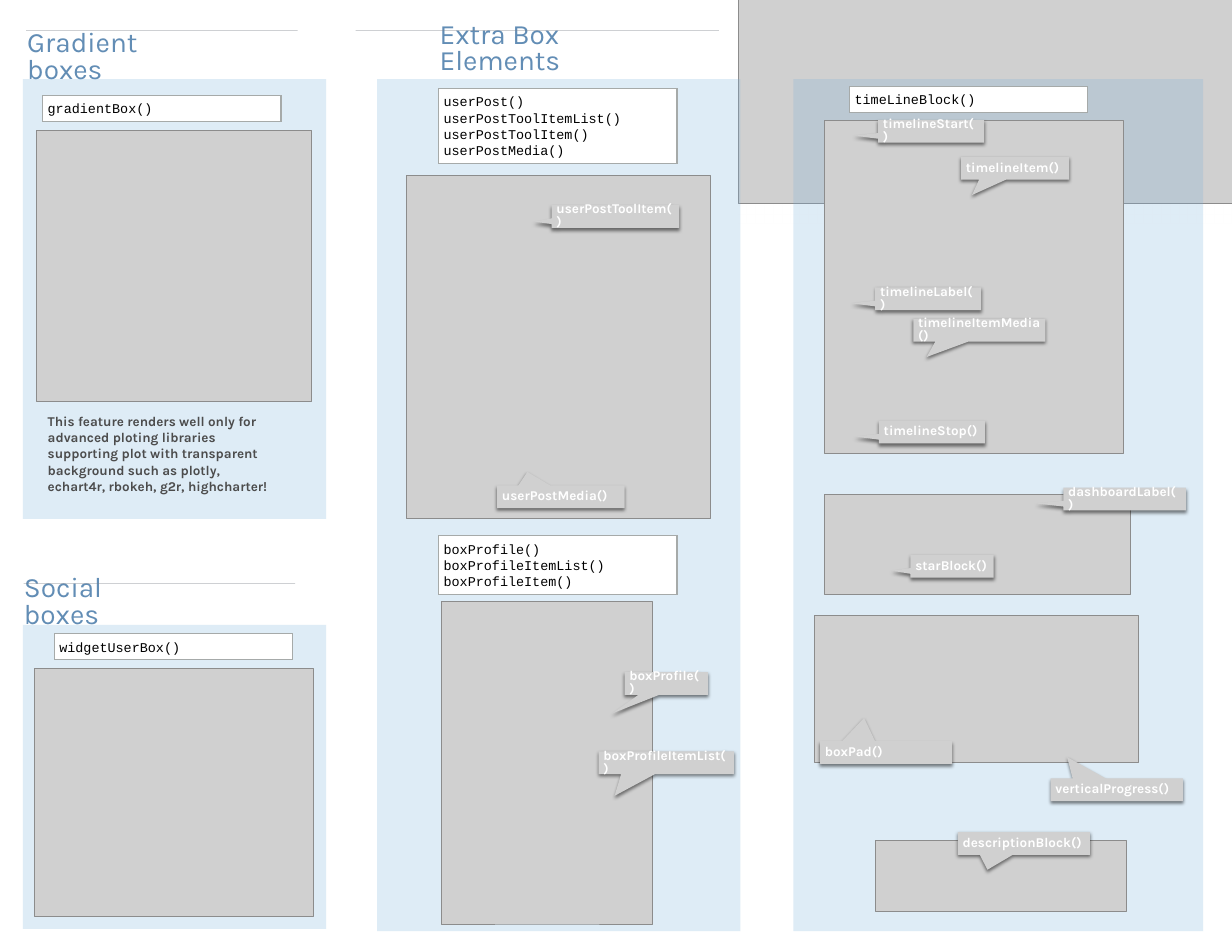
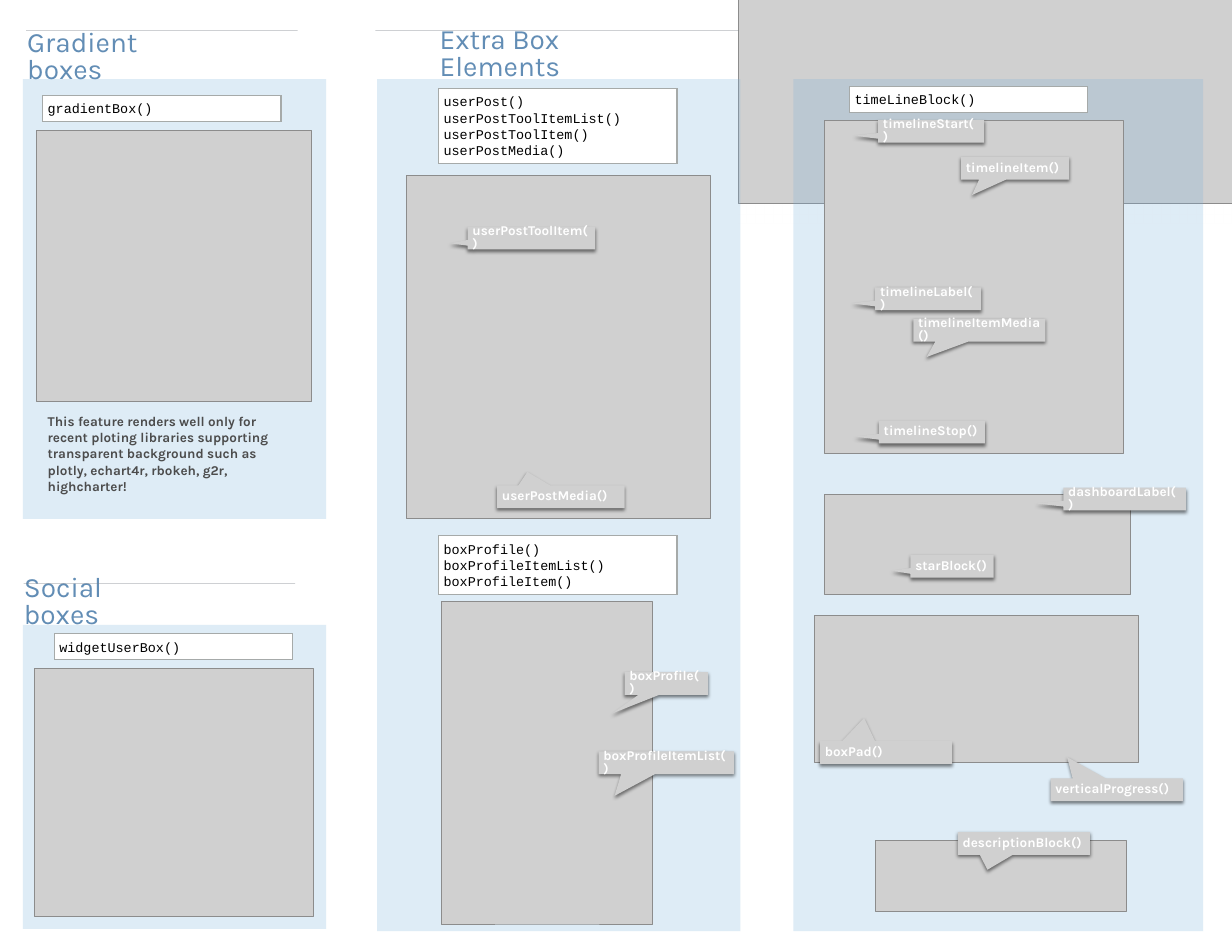
Before and after one commit to RinteRface/cheatsheets, a slide deck: slide 2 of shinydashboardPlus.pptx. Drawn at 1232x952 pixels with LibreOffice and Linux fonts; fonts in the diff are those of the drawing; grey boxes stand for pictures. Boxes give left, top, right and bottom in pixels: in the first picture for what was removed or moved away, otherwise in the second. Text is boxed around its words. In the diff, an @@ line names an element or a change of style, - is before the commit and + after.

```diff
--- a/shinydashboardPlus.pptx
+++ b/shinydashboardPlus.pptx
@@ line moved from (356, 31) - (718, 31) to (375, 31) - (739, 31) @@
@@ text "Extra Box Elements": place and size @@
-text "Extra Box Elements" at [440,26,560,71]
+text "Extra Box Elements" at [440,30,560,77]
@@ picture "userPostToolItem()": place and size @@
-picture "userPostToolItem()" at [551,205,679,227]
+picture "userPostToolItem()" at [468,227,595,249]
@@ text at [48,416,269,494]: text changed @@
-This feature renders well only for advanced ploting libraries supporting plot with transparent background such as plotly, echart4r, rbokeh, g2r, highcharter!
+This feature renders well only for recent ploting libraries supporting transparent background such as plotly, echart4r, rbokeh, g2r, highcharter!
```
Also in this commit, not shown: 1 other file.
